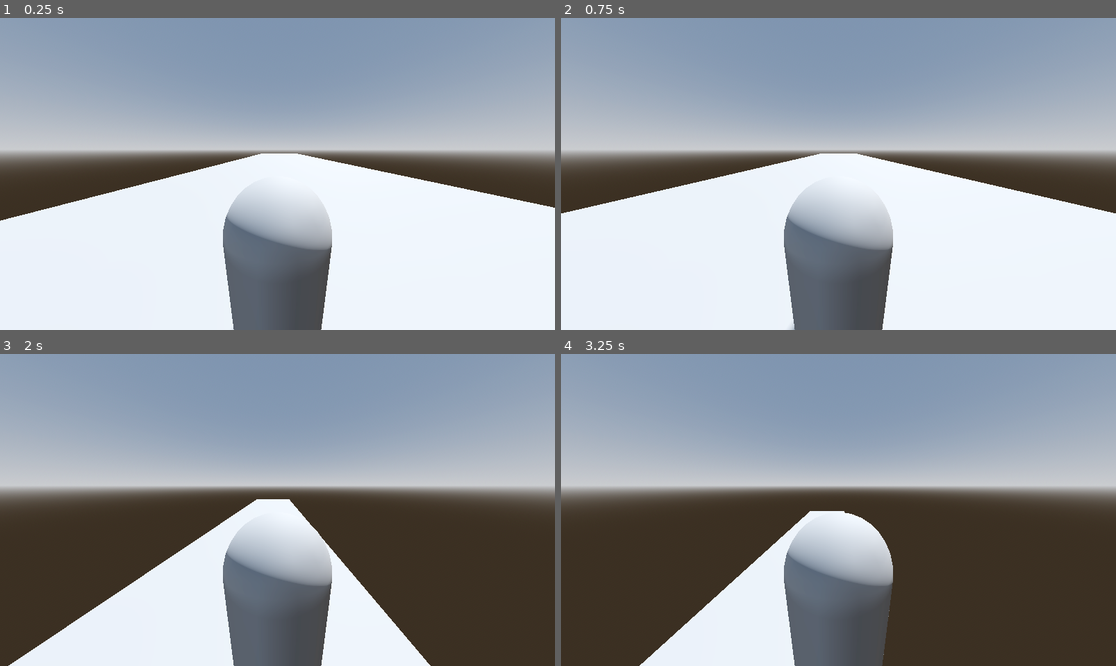
Above: before the commit, frames 1-4 (two rows, left to right).
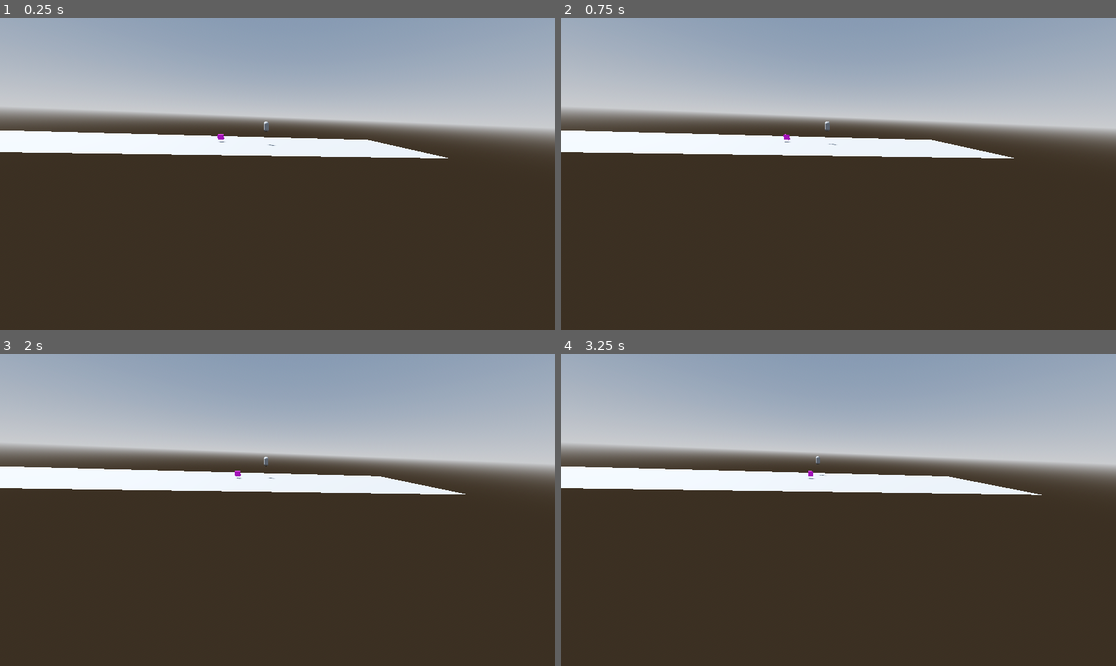
Above: after the commit, the same moments.

Repository: AdrianoOBarreto/Computa-o-Gr-fica-Trabalho-Final
Game: Godot game, scene res://world.tscn
The game is run twice, just before and just after one commit, with the same random seed, the same clock (stepped at 60 frames per second) and the same inputs.
Inputs:
- Up to frame 1 (0.25 s): no input
- Up to frame 2 (0.75 s): hold D (right) from 0.53 s (still down)
- Up to frame 3 (2 s): tap Space (jump) at 0.77, 1.52 s; release D (right) at 1.28 s; hold S (down) from 1.28 s (still down)
- Up to frame 4 (3.25 s): release S (down) at 2.03 s; hold D (right) 2.03-2.78 s; hold Up (ui_up) from 2.78 s (still down); tap Space (jump) at 3.02 s

The runs differ from the first frame. In frame 1, 72% of the frame differs, in the area x 0-100%, y 12-100%; in frame 2, 72%; in frame 3, 47%; in frame 4, 39%.

Commit message:
adicionando caixa que se move, substituir por obtaculo e adicionar novos obstaculos

Diff:
--- /dev/null
+++ b/etc/spaw_location.tscn
@@ -0,0 +1,18 @@
+[gd_scene format=3 uid="uid://catjauy87vaak"]
+
+[node name="spaw_location" type="Node3D"]
+
+[node name="spaw_2" type="Node3D" parent="."]
+
+[node name="Label3D" type="Label3D" parent="spaw_2"]
+
+[node name="MeshInstance3D" type="MeshInstance3D" parent="spaw_2"]
+skeleton = NodePath("../../spaw_1")
+
+[node name="spaw_1" type="Node3D" parent="."]
+
+[node name="MeshInstance3D" type="MeshInstance3D" parent="spaw_1"]
+skeleton = NodePath("../..")
+
+[node name="Label3D" type="Label3D" parent="spaw_1"]
+transform = Transform3D(1, 0, 0, 0, 1, 0, 0, 0, 1, 0, 0, 1.5697145)
--- a/scripts/player.gd
+++ b/scripts/player.gd
@@ -5,7 +5,7 @@
 
 ## Speed of character movement
 const SPEED = 5.0
-const GRAVITY = 0.0
+const GRAVITY = 0
 const JUMP_VELOCITY = 5
 
 func _physics_process(_delta: float) -> void:
--- a/scripts/terrain_controller.gd
+++ b/scripts/terrain_controller.gd
@@ -18,21 +18,37 @@
 @export_dir var terrian_blocks_path = "res://terrain_blocks"
 
 @onready var main_terrain: Resource  = preload("res://terrain_blocks/main_terrain.tscn")
+@onready var obj1: Resource  = preload("res://terrain_blocks/arvore_0.tscn")
+
+
 
 var current_terrain_instance: Node
+var current_obj_instance: Node
 
 func _ready() -> void:
+	instantiate_objects()
 	spaw_terrain()
+	spaw_obj()
+
+
+func instantiate_objects() -> void:
+	current_terrain_instance = main_terrain.instantiate()
+	add_child(current_terrain_instance)
+
+	current_obj_instance = obj1.instantiate()
+	add_child(current_obj_instance)
+
 
 func spaw_terrain() -> void:
-	var terrain_instance: Node = main_terrain.instantiate()
-	add_child(terrain_instance)
-	terrain_instance.position = Vector3(1, 1, -20)
-	current_terrain_instance  = terrain_instance
+	current_terrain_instance.position = Vector3(1, 1, -20)
 
 func _physics_process(delta: float) -> void:
 	_progress_terrain(delta)
 
+	_progress_obj(delta)
+
+func spaw_obj() -> void:
+	current_obj_instance.position = Vector3(2, 2, -10)
 
 #func _init_blocks(number_of_blocks: int) -> void:
 #	for block_index in number_of_blocks:
@@ -50,6 +66,13 @@
 	print(current_terrain_instance.position.z)
 	if(current_terrain_instance.position.z > 15):
 		current_terrain_instance.position = Vector3(1, 1, 20)
+
+
+func _progress_obj(delta: float) -> void:
+	current_obj_instance.position.z += terrain_velocity * delta
+	print(current_obj_instance.position.z)
+	if(current_obj_instance.position.z > 15):
+		current_obj_instance.position = Vector3(1, 1, -10)
 
 #	if terrain_belt[0].position.z >= terrain_belt[0].mesh.size.y/2:
 #		var last_terrain = terrain_belt[-1]
--- a/world.tscn
+++ b/world.tscn
@@ -29,8 +29,12 @@
 transform = Transform3D(-0.8660254, -0.43301278, 0.25, 0, 0.49999997, 0.86602545, -0.50000006, 0.75, -0.43301266, 0, 0, 0)
 shadow_enabled = true
 
+[node name="Camera3D" type="Camera3D" parent="."]
+transform = Transform3D(-0.08312103, 0.38060322, -0.9209952, 0.03654109, 0.9247359, 0.37885123, 0.99586934, -0.0021636602, -0.09077265, -28.930067, 6.32475, -0.2554798)
+fov = 96.601395
+
 [node name="Player" type="CharacterBody3D" parent="."]
-transform = Transform3D(1, 0, 0, 0, 1, 0, 0, 0, 1, 0, 1.1, 0)
+transform = Transform3D(1, 0, 0, 0, 1, 0, 0, 0, 1, 0, 4.478706, 0)
 script = ExtResource("1_f3sb7")
 
 [node name="CollisionShape3D" type="CollisionShape3D" parent="Player"]
@@ -39,8 +43,4 @@
 [node name="MeshInstance3D" type="MeshInstance3D" parent="Player"]
 mesh = SubResource("CapsuleMesh_f3sb7")
 
-[node name="Camera3D" type="Camera3D" parent="Player"]
-transform = Transform3D(1, 0, 0, 0, 0.9763715, 0.21609882, 0, -0.2160988, 0.9763715, 0, 1.2539278, 0.9854603)
-fov = 109.3
-
 [node name="TerrainController" parent="." instance=ExtResource("3_aqk2v")]
